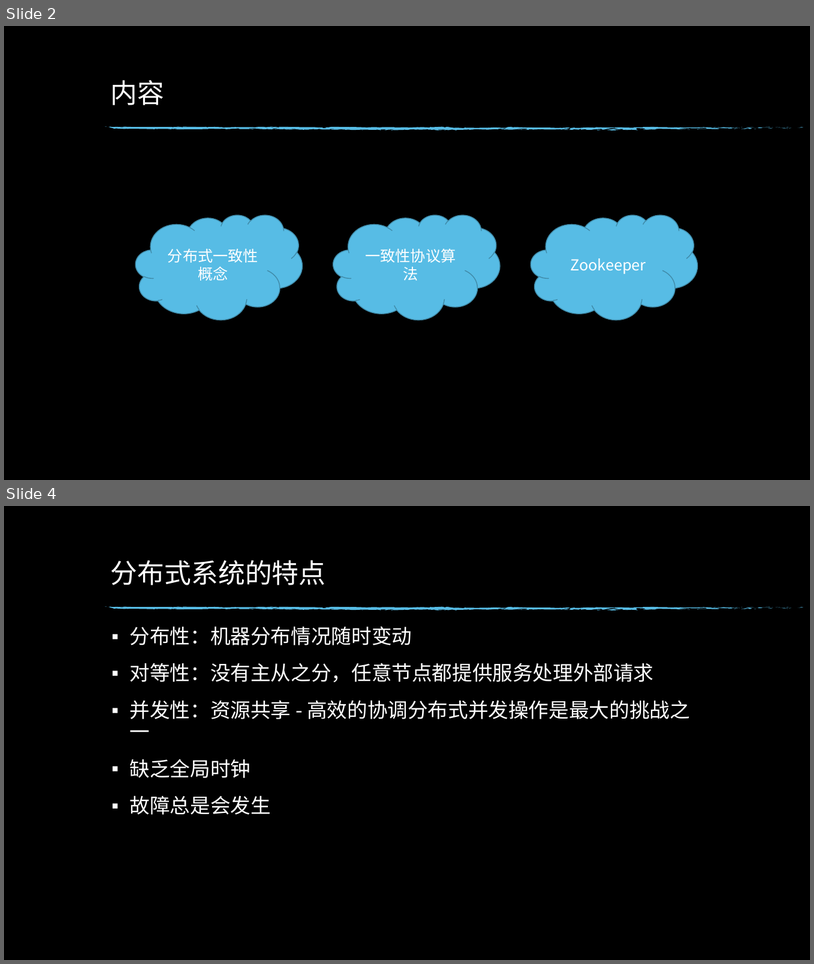
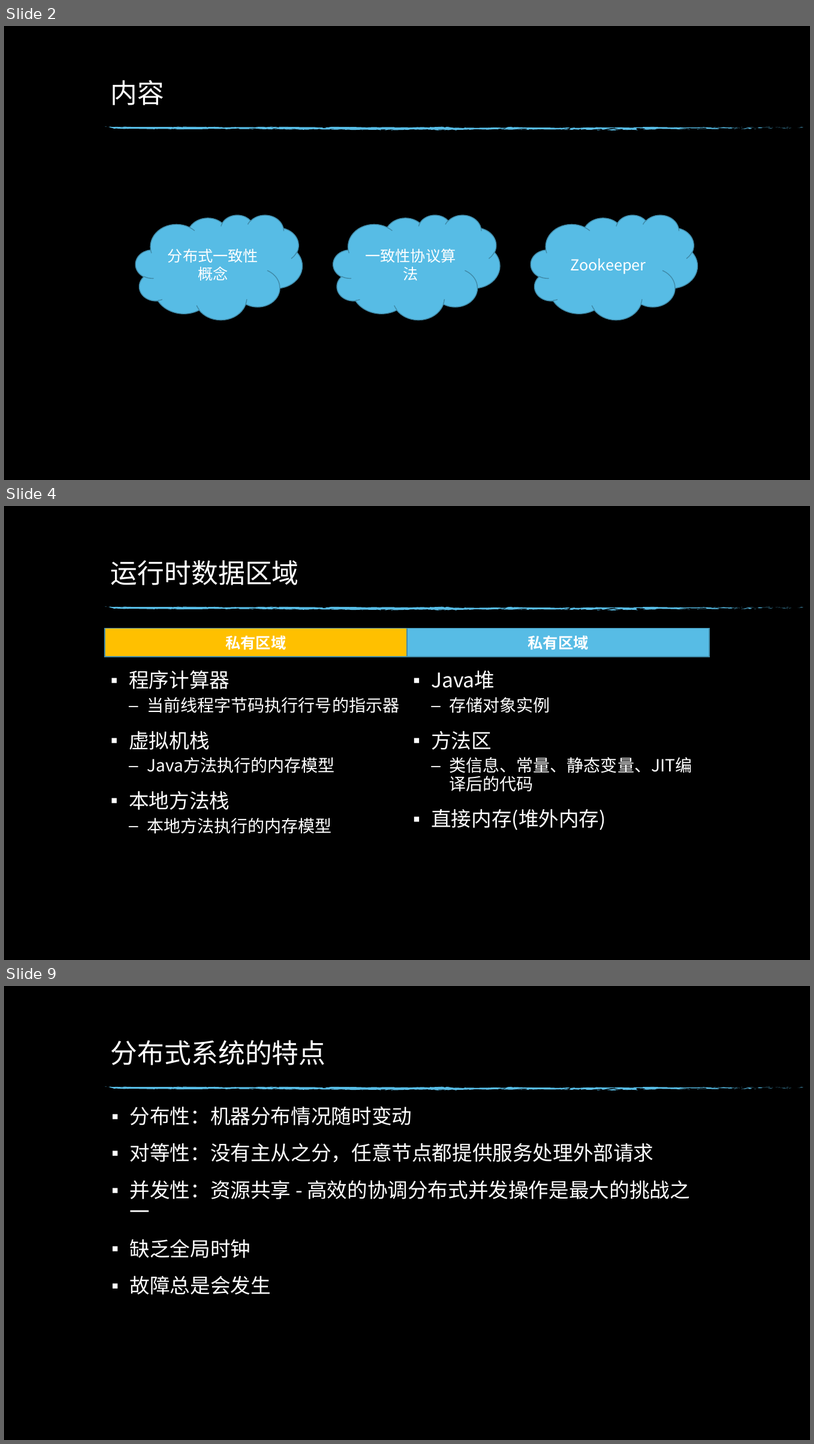
Before and after one commit to edwin1215/edwin, a slide deck: study/深入理解jvm原理.pptx. Shown one above the other, each under a label of ours: slides 2 and 4 before the commit, slides 2, 4 and 9 after it; the slides between them are not shown. The pictures are 814x964 and 814x1444 pixels, drawn with LibreOffice and Linux fonts; fonts in the diff are those of the drawing; background and template pictures are left out. Boxes give left, top, right and bottom in pixels: in the first picture for what was removed or moved away, otherwise in the second. Text is boxed around its words. In the diff, an @@ line names an element or a change of style, - is before the commit and + after.

```diff
--- a/study/深入理解jvm原理.pptx
+++ b/study/深入理解jvm原理.pptx
@@ slide 4 added at (x1=4, y1=506, x2=810, y2=960), background picture (left out); not listed: 74 template elements that a slide beside it also shows @@
@@ title added at (x1=111, y1=560, x2=299, y2=585), 32 pt, text #FFFFFF @@
+运行时数据区域
@@ rectangle added at (x1=104, y1=628, x2=407, y2=657), fill #FFC000, outline #408BA9 1 pt, 18 pt, text #FFFFFF, bold @@
+私有区域
@@ rectangle added at (x1=407, y1=628, x2=710, y2=657), fill #57BCE5, outline #408BA9 1 pt, 18 pt, text #FFFFFF, bold @@
+私有区域
@@ text added at (x1=129, y1=670, x2=399, y2=834), 20 pt, text #FFFFFF @@
+▪ 程序计算器
+  – 当前线程字节码执行行号的指示器
+▪ 虚拟机栈
+  – Java方法执行的内存模型
+▪ 本地方法栈
+  – 本地方法执行的内存模型
@@ text added at (x1=431, y1=670, x2=693, y2=830), 20 pt, text #FFFFFF @@
+▪ Java堆
+  – 存储对象实例
+▪ 方法区
+  – 类信息、常量、静态变量、JIT编译后的代码
+▪ 直接内存(堆外内存)
@@ what was slide 4 is now slide 9 @@
```
Also in this commit, not shown: 5 other slides added, 1 slide removed.
